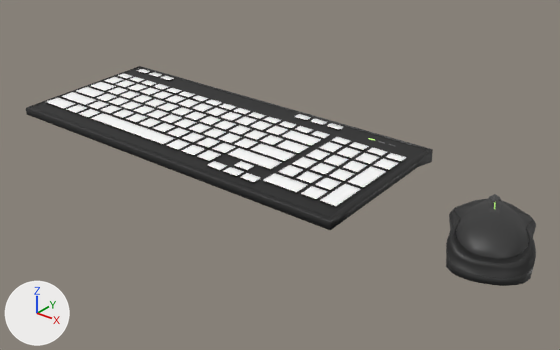
A saved change to the glTF model public/models/mouse_and_keyboard.glb.
Before and after are seen from a camera (50 mm lens) standing at (12.38, -7.15, 3.16) and looking at (4.3, 2.95, -3.1). Lighting does not change. The marker at lower left points along +X, +Y and +Z. Where no turn or scale is listed for an object, it has been applied to the vertices.
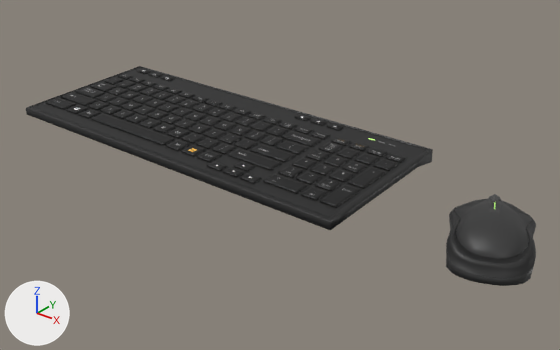
Pixel boxes (x1, y1, x2, y2) of what changed, in the pictures (560 x 350 px):
'Plane.017', surface changed (white to black): (46, 69, 407, 208) in both

What the commit changed:
Picture 'keyboard_layout' (img_keyboard_layout) is new.
In material 'klawiatura_klawisze' (mat_klawiatura_klawisze), base_color is no longer (1.0, 1.0, 1.0), white #ffffff.
In material 'klawiatura_klawisze' (mat_klawiatura_klawisze), texture is now set to img_keyboard_layout.
